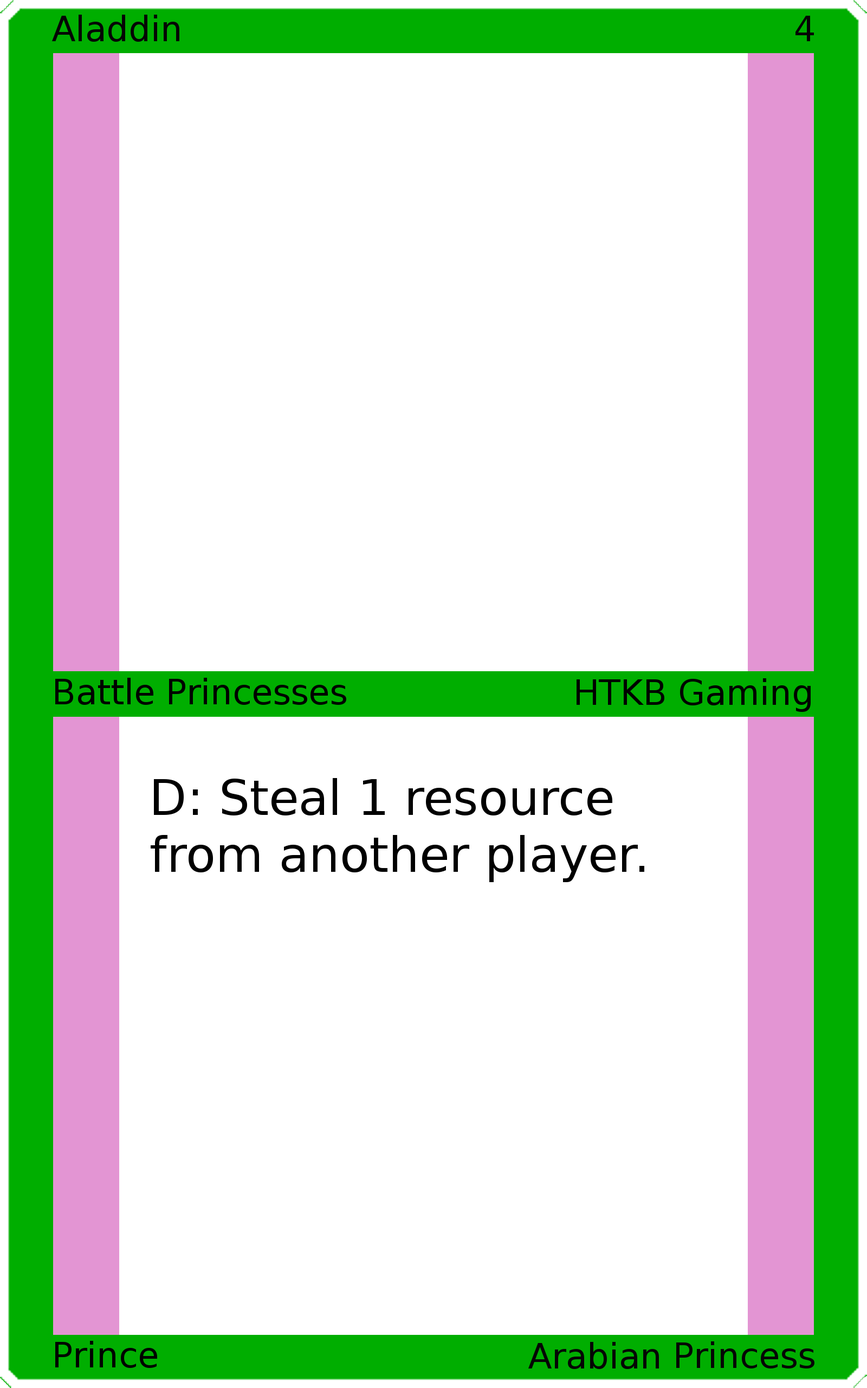
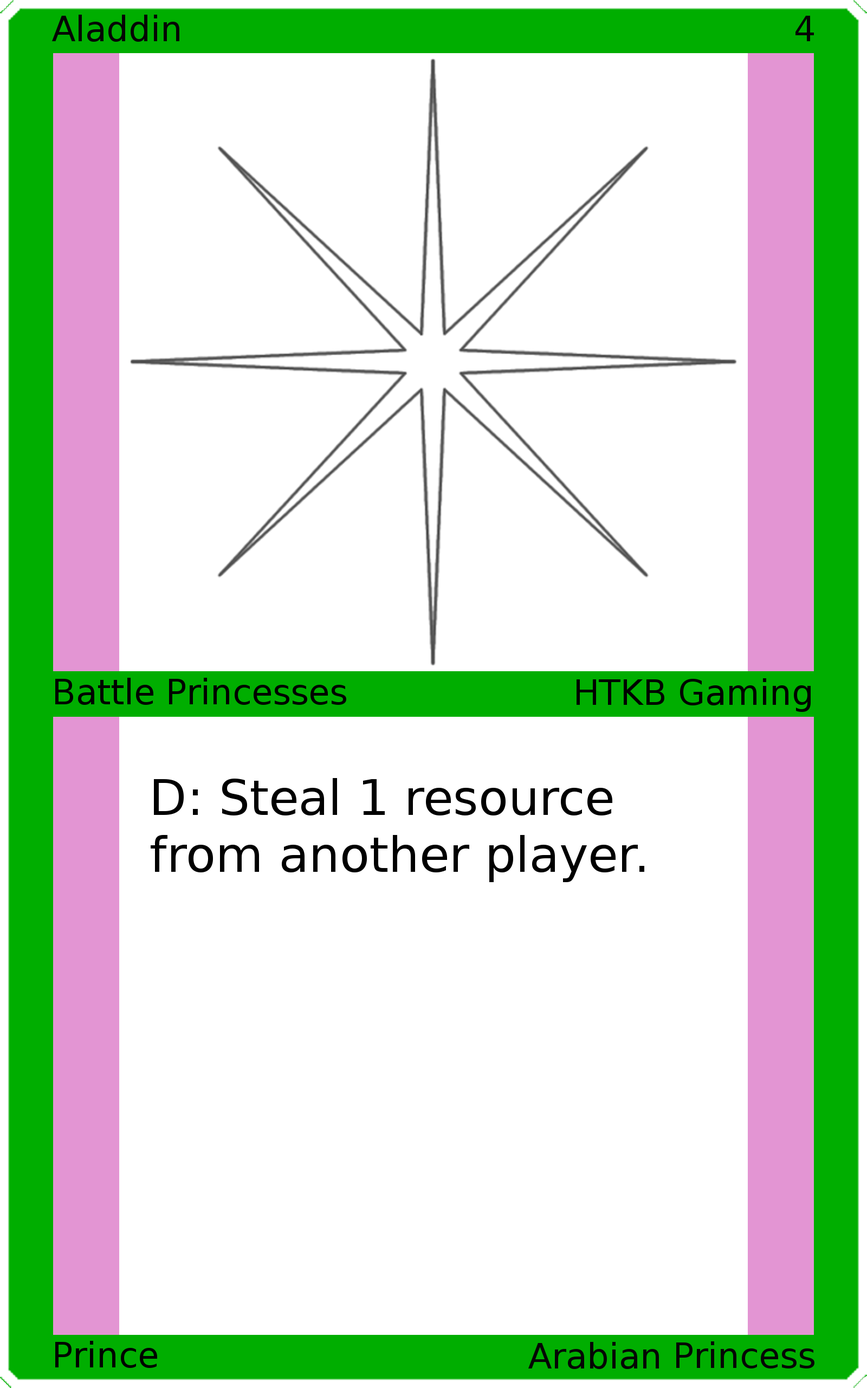
Layer changes from the first 867px x 1388px image to the second:
added layer "Art" above "Top Background" over [129, 57, 738, 666]
